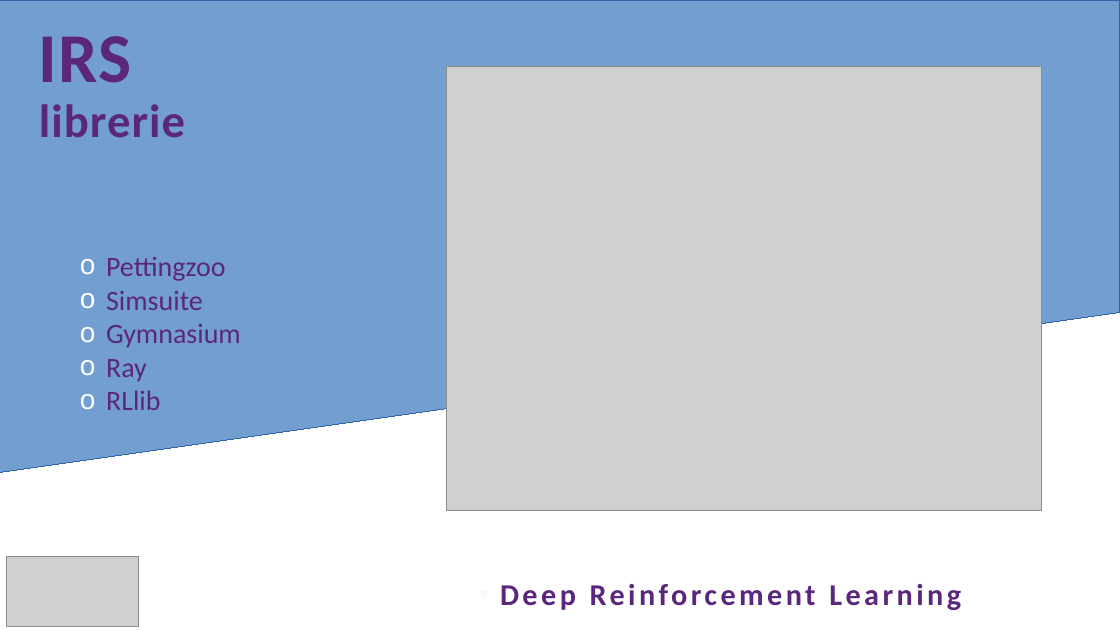
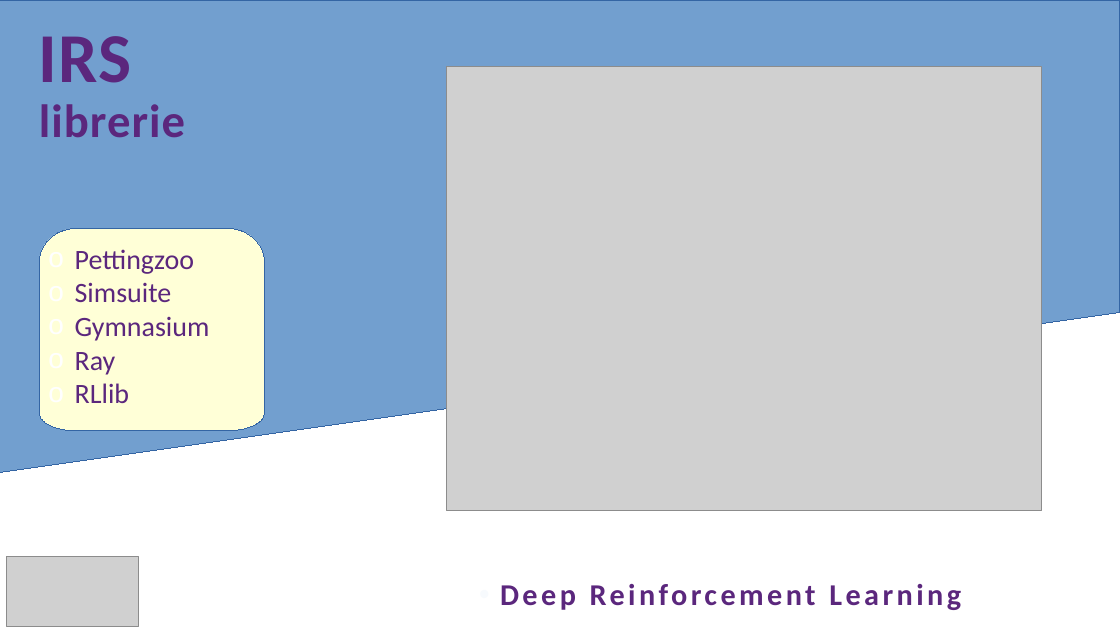
Before and after one commit to tcaiazzi/multi-agent-irs, a slide deck: slide 5 of IRS.pptx. Drawn at 1120x630 pixels with LibreOffice and Linux fonts; fonts in the diff are those of the drawing; grey boxes stand for pictures. Boxes give left, top, right and bottom in pixels: in the first picture for what was removed or moved away, otherwise in the second. Text is boxed around its words. In the diff, an @@ line names an element or a change of style, - is before the commit and + after.

```diff
--- a/IRS.pptx
+++ b/IRS.pptx
@@ freeform shape added at bbox=[39, 229, 265, 447], fill #FFFFD7, outline #3465A4 0 pt @@
@@ text "Pettingzoo": place and size @@
-text "Pettingzoo" at bbox=[106, 257, 241, 410]
+text "Pettingzoo" at bbox=[75, 249, 210, 403]
```
Also in this commit, not shown: 3 other slides changed, 4 other files.
